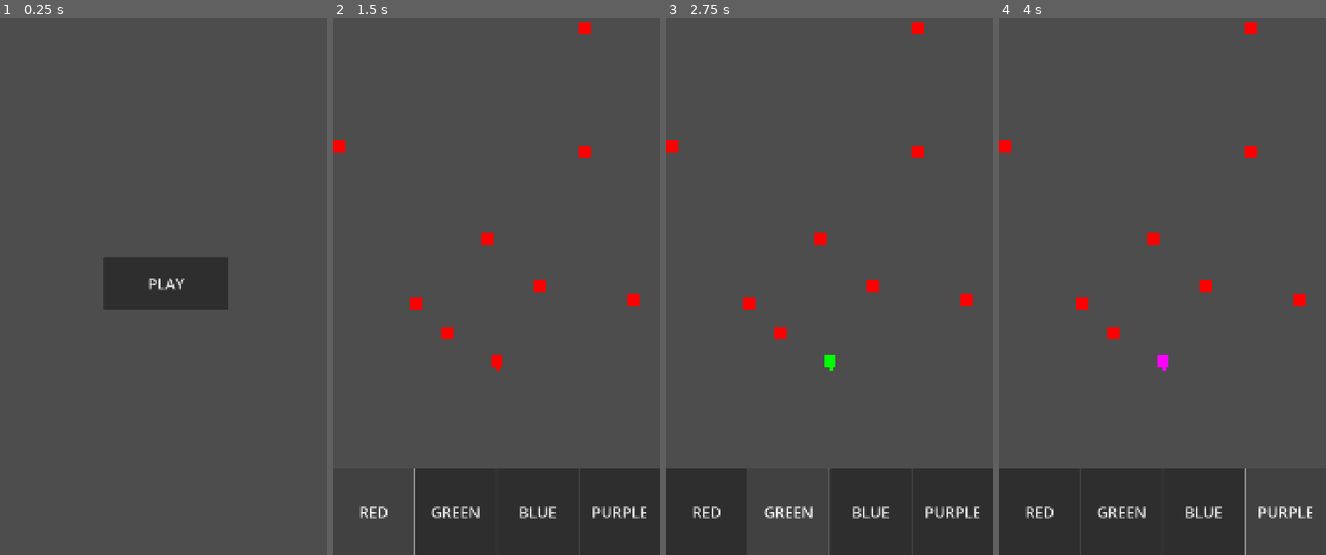
Above: before the commit, frames 1-4 (left to right).
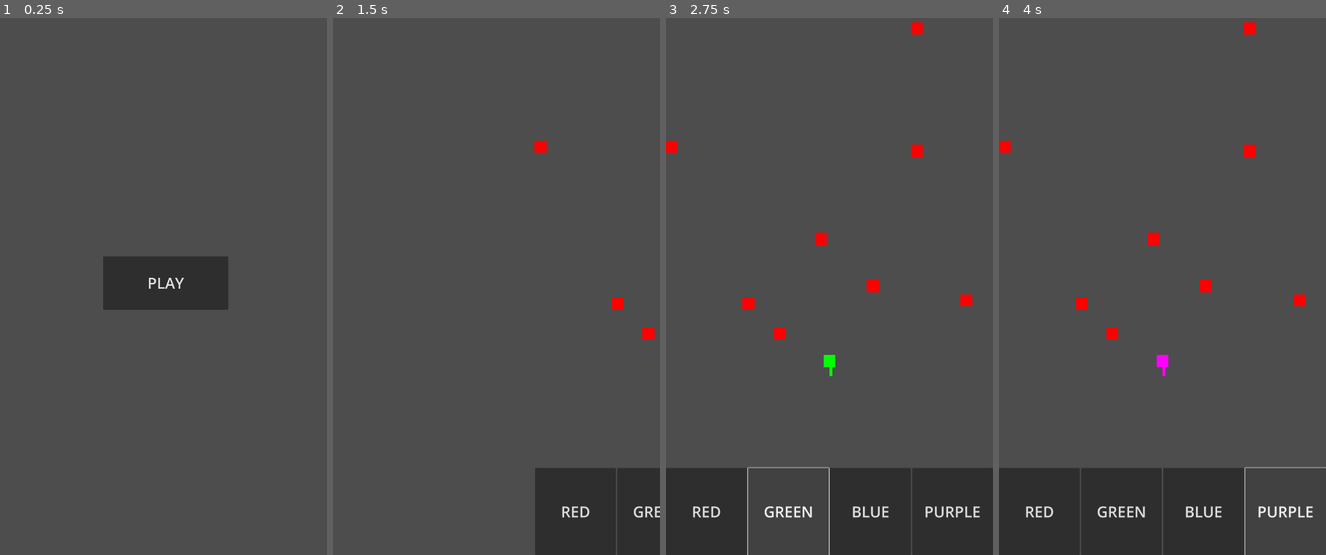
Above: after the commit, the same moments.

Repository: Xavier-Royer/Color-Jumper
Game: Godot game, scene res://Main.tscn
Same seed, same stepped clock (60 frames per second), same inputs: the game is played once before the commit and once after it.
Inputs (mouse positions are in pixels of both pictures, inside the frame that each line leads up to):
- Up to frame 1 (0.25 s): no input
- Up to frame 2 (1.5 s): click "PLAY" at 0.5 s; click (372, 512) at 1.25 s, where only the run before the commit has a clickable "RED"
- Up to frame 3 (2.75 s): click "GREEN" at 2 s
- Up to frame 4 (4 s): click "BLUE" at 2.75 s; click "PURPLE" at 3.5 s

The runs differ from the first frame. In frame 1, 0.2% of the frame differs, in the area x 31-70%, y 44-51%; in frame 2, 7.5%, in the area x 0-100%, y 0-100%; in frame 3, 0.9%; in frame 4, 0.9%.

Commit message:
fixed collisions through physics bodies

Diff:
--- a/Main.tscn
+++ b/Main.tscn
@@ -72,17 +72,12 @@
 
 [node name="Objects" type="Node2D" parent="ScreenManager/GameScreen"]
 
-[node name="Player" type="Node2D" parent="ScreenManager/GameScreen/Objects"]
+[node name="Player" type="CharacterBody2D" parent="ScreenManager/GameScreen/Objects"]
 position = Vector2(480, 0)
 script = ExtResource("4_cm0pq")
 
-[node name="Area2D" type="Area2D" parent="ScreenManager/GameScreen/Objects/Player"]
-position = Vector2(5, 0)
-collision_layer = 64
-collision_mask = 0
-
-[node name="CollisionShape2D" type="CollisionShape2D" parent="ScreenManager/GameScreen/Objects/Player/Area2D"]
-position = Vector2(0, 15)
+[node name="CollisionShape2D" type="CollisionShape2D" parent="ScreenManager/GameScreen/Objects/Player"]
+position = Vector2(5, 15)
 shape = SubResource("RectangleShape2D_r0du0")
 
 [node name="ColorRect" type="ColorRect" parent="ScreenManager/GameScreen/Objects/Player"]
@@ -92,27 +87,6 @@
 [node name="VisibleOnScreenNotifier2D" type="VisibleOnScreenNotifier2D" parent="ScreenManager/GameScreen/Objects/Player"]
 position = Vector2(4.99994, 15)
 scale = Vector2(0.499999, 1.5)
-
-[node name="RayCastRight" type="RayCast2D" parent="ScreenManager/GameScreen/Objects/Player"]
-modulate = Color(1, 0.2, 1, 1)
-position = Vector2(10, 32)
-target_position = Vector2(0, -120)
-collision_mask = 0
-collide_with_areas = true
-
-[node name="RayCastLeft" type="RayCast2D" parent="ScreenManager/GameScreen/Objects/Player"]
-modulate = Color(1, 0.2, 1, 1)
-position = Vector2(0, 32)
-target_position = Vector2(0, -120)
-collision_mask = 0
-collide_with_areas = true
-
-[node name="RayCastMiddle" type="RayCast2D" parent="ScreenManager/GameScreen/Objects/Player"]
-modulate = Color(1, 0.2, 1, 1)
-position = Vector2(5, 32)
-target_position = Vector2(0, -1500)
-collision_mask = 0
-collide_with_areas = true
 
 [node name="UI" type="Control" parent="ScreenManager/GameScreen"]
 layout_mode = 3
@@ -170,6 +144,4 @@
 
 [connection signal="pressed" from="ScreenManager/HomeScreen/UI/Button" to="ScreenManager" method="_on_play_pressed"]
 [connection signal="pressed" from="ScreenManager/GameOverScreen/UI/Button" to="ScreenManager" method="_on_play_pressed"]
-[connection signal="area_entered" from="ScreenManager/GameScreen/Objects/Player/Area2D" to="ScreenManager/GameScreen" method="_on_player_area_entered"]
-[connection signal="area_exited" from="ScreenManager/GameScreen/Objects/Player/Area2D" to="ScreenManager/GameScreen" method="_on_player_area_exited"]
 [connection signal="screen_exited" from="ScreenManager/GameScreen/Objects/Player/VisibleOnScreenNotifier2D" to="ScreenManager/GameScreen/Objects/Player" method="_on_visible_on_screen_notifier_2d_screen_exited"]
--- a/block.gd
+++ b/block.gd
@@ -1,8 +1,8 @@
-extends Area2D
+extends StaticBody2D
 
 var playerOn  = false
-signal invalidBlock
-@onready var blockArea = $Area2D
+#signal invalidBlock
+@onready var blockArea = $SpawnRadius
 
 
 func setColor(color):
@@ -27,15 +27,11 @@
 			self.set_collision_layer_value(i+1,true)
 
 
-func _on_area_entered(area: Area2D) -> void:
-	#if two blocks spawn on top of each other, delete both of them
-	#if area.get_collision_layer_value(9):
-
-	if area.get_collision_layer_value(7):
-		playerOn = true
+func delete():
+	queue_free()
 
 
-func _on_spawn_radius_area_entered(area: Area2D) -> void:
+func _on_spawn_radius_area_entered(_area: Area2D) -> void:
 	print("invalid")
 	#need to update the spawn function to fix this, bc this goes into an infinite loop
 	blockArea.set_collision_mask_value(9,false)
--- a/block.tscn
+++ b/block.tscn
@@ -5,13 +5,14 @@
 [sub_resource type="RectangleShape2D" id="RectangleShape2D_xfwl5"]
 
 [sub_resource type="CircleShape2D" id="CircleShape2D_im0tn"]
-radius = 25.0
+radius = 16.5303
 
-[node name="Block" type="Area2D"]
+[node name="Block" type="StaticBody2D"]
 scale = Vector2(2, 2)
-collision_layer = 128
-collision_mask = 192
 script = ExtResource("1_im0tn")
+
+[node name="CollisionShape2D" type="CollisionShape2D" parent="."]
+shape = SubResource("RectangleShape2D_xfwl5")
 
 [node name="ColorRect" type="ColorRect" parent="."]
 offset_left = -10.0
@@ -19,16 +20,11 @@
 offset_right = 10.0
 offset_bottom = 10.0
 
-[node name="CollisionShape2D" type="CollisionShape2D" parent="."]
-shape = SubResource("RectangleShape2D_xfwl5")
-
-[node name="Area2D" type="Area2D" parent="."]
+[node name="SpawnRadius" type="Area2D" parent="."]
 collision_layer = 256
 collision_mask = 256
 
-[node name="CollisionShape2D2" type="CollisionShape2D" parent="Area2D"]
+[node name="CollisionShape2D2" type="CollisionShape2D" parent="SpawnRadius"]
 shape = SubResource("CircleShape2D_im0tn")
 
-[connection signal="area_entered" from="." to="." method="_on_area_entered"]
-[connection signal="area_shape_entered" from="." to="." method="_on_area_shape_entered"]
-[connection signal="area_entered" from="Area2D" to="." method="_on_spawn_radius_area_entered"]
+[connection signal="area_entered" from="SpawnRadius" to="." method="_on_spawn_radius_area_entered"]
--- a/game_screen.gd
+++ b/game_screen.gd
@@ -3,32 +3,25 @@
 signal gameOverScreen
 
 @onready var blockScene = preload("res://block.tscn")
-@onready var area2D = $Objects/Player/Area2D
+@onready var area2D = $Objects/Player
 @onready var player = $Objects/Player
-@onready var rayCastLeft = $Objects/Player/RayCastLeft
-@onready var rayCastRight = $Objects/Player/RayCastRight
-@onready var rayCastMiddle = $Objects/Player/RayCastMiddle
 @onready var movingObjects = $Objects
 
 
 #player attribuites
 var direction = Vector2(0,0)
-var velocity = 2000
+var speed = 3500
 var currentColor
 var currentBlock
-var jumping = false
-var intersectionPosition = null
 
 #game control stuff
 var gameState = "OVER" #OVER, READY, PLAYING
-var gameSpeed = 150
-var spawnRate = .3 # higher spawn rate = less spawn
+var gameSpeed = 450
+var spawnRate = .6 # higher spawn rate = less spawn
 var gameRunTime = 0
+var screen_size
 
 var lastBlockSpawned = null
-
-var screen_size
-
 
 
 
@@ -47,8 +40,9 @@
 }
 
 func _ready() -> void:
-	screen_size = get_viewport().get_visible_rect().size
+	screen_size = Globals.screenSize #get_viewport().get_visible_rect().size
 	print("screen size: ", screen_size.x, screen_size.y)
+	player.connect("caughtBlock",_on_block_caught)
 	for button in $UI/ColorButtons.get_children():
 		button.connect("pressed",changeColor.bind(button.name))
 
@@ -60,7 +54,7 @@
 	gameState = "READY"
 
 func loadGame():
-
+	player.velocity = Vector2(0,0)
 	for i in movingObjects.get_children():
 		if i.name != "Player":
 			i.queue_free()
@@ -76,8 +70,6 @@
 	movingObjects.add_child(block)
 	block.position = Vector2(screen_size.x / 2,screen_size.y * (2.0/3.0))
 	block.setColor("RED")
-
-
 
 
 	#generates the rest of the starting blocks
@@ -100,89 +92,44 @@
 	#reset all the other collision layer masks
 	for i in range(4):
 		area2D.set_collision_mask_value(i+1,false)
-		rayCastLeft.set_collision_mask_value(i+1,false)
-		rayCastRight.set_collision_mask_value(i+1,false)
-		rayCastMiddle.set_collision_mask_value(i+1,false)
 	area2D.set_collision_mask_value(colorToNumber[newColor],true)
-	rayCastLeft.set_collision_mask_value(colorToNumber[newColor],true)
-	rayCastRight.set_collision_mask_value(colorToNumber[newColor],true)
-	rayCastMiddle.set_collision_mask_value(colorToNumber[newColor],true)
-
 
 	#change the players color
 	player.modulate = colorToRGB[newColor]
 
 #player captureing block
-func _on_player_area_entered(area: Area2D) -> void:
-	if area.get_collision_layer_value(8):
-		#print("collision dectected") for some reason it was still jank w/o the next line
-		if rayCastLeft.get_collider() == area or rayCastMiddle.get_collider() ==area or rayCastRight.get_collider() ==area:
-			#print("truly caught")
-			currentBlock = area
-			direction = Vector2(0,0)
-
+func _on_block_caught():
+	currentBlock = player.blockOn
+	direction = Vector2(0,0)
 
 
 func _input(event: InputEvent) -> void:
 	if event is InputEventScreenTouch and event.pressed:  #event.is_action_pressed("Tap"):
 		var mousePosition = get_viewport().get_mouse_position()
 		#ensure its not where the buttons are
-		#this has to be reatlive so will need to add that
-		#mousePosition.y<725 and
-
 		if mousePosition.y < $UI/ColorButtons.position.y and gameState != "OVER":
 			if currentBlock != null:
 				#Begin game if in ready position
 				if gameState == "READY":
 					gameRunTime = 0
 					gameState = "PLAYING"
+
 				#update direction vector
-
 				var playerPosition  = player.get_global_position()
 				direction = mousePosition-playerPosition
 				direction = direction.normalized()
+				player.blockOn.delete()
+				player.blockOn = null
 
 				#Change direction of the player to look at mouse
 				player.look_at(mousePosition)
 				player.rotation += deg_to_rad(90)
-				jumping = true
-	elif event is InputEventKey:
-		gameSpeed = 0
+
 
 func _process(delta: float) -> void:
 	if gameState == "PLAYING":
-
-
-		var rayCast = null
-		if rayCastMiddle.is_colliding():
-			rayCast = rayCastMiddle
-		elif rayCastLeft.is_colliding():
-			rayCast = rayCastLeft
-		else:
-			rayCast = rayCastRight
-
 		#updates player movement
-		if rayCast.is_colliding() and rayCast.get_collider() != currentBlock:
-			var currentPosition  = player.global_position
-			intersectionPosition = rayCast.get_collision_point()
-			#if velocity is an overshoot, than adjust it, otherwise move normally
-			var currentDistance = intersectionPosition - currentPosition
-
-			if abs(velocity*delta*direction.x) < abs(currentDistance.x):
-				player.position+= velocity*delta*direction
-				#move player normally
-			else:
-				var magnitude = currentDistance.length()
-				#player.position += currentDistance
-				player.position += direction*magnitude
-				#move the playuer enough until it collides with block
-
-
-		else:
-			#move player normally, no raycast collisions
-			player.position += velocity*delta*direction
-
-
+		player.velocity = speed*direction
 		#updates game time and moves background down
 		gameRunTime += delta
 		movingObjects.position.y += delta*gameSpeed
@@ -195,25 +142,15 @@
 
 
 
-func _on_player_area_exited(area: Area2D) -> void:
-	if area == currentBlock and jumping:
-		currentBlock.queue_free()
-		currentBlock = null
-		jumping = false
+func spawnBlock():
+	var block = blockScene.instantiate()
 
-func spawnBlock():
-
-	var block = blockScene.instantiate()
-	#old code wihtout deffered calls works except for respawning
-	#movingObjects.add_child(block)
-	#block.global_position = Vector2(randi_range(10,470),randi_range(-40,-20)) #- self.position
 	movingObjects.call_deferred("add_child",block)
-
 	#set block position
-	var blockPosition = Vector2(randi_range(10,470),randi_range(-60,-70))
+	var blockPosition = Vector2(randi_range(10,screen_size.x-10),randi_range(-80,-100))
 	if lastBlockSpawned != null:
 		while blockPosition.distance_to(lastBlockSpawned.global_position) < 60 :
-			blockPosition = Vector2(randi_range(10,470),randi_range(-40,-20))
+			blockPosition = Vector2(randi_range(10,screen_size.x-10),randi_range(-80,-100))
 
 	block.set_deferred("global_position", blockPosition)
 	#no longer need this signal becasue it should already be fine
--- /dev/null
+++ b/globals.gd
@@ -0,0 +1,2 @@
+extends Node
+@onready var screenSize = get_viewport().get_visible_rect().size
--- a/player.gd
+++ b/player.gd
@@ -1,6 +1,17 @@
-extends Node2D
+extends CharacterBody2D
 
 signal screenExited
+signal caughtBlock
+var collided = false
+var blockOn = null
 
 func _on_visible_on_screen_notifier_2d_screen_exited() -> void:
 	emit_signal("screenExited")
+
+
+func _process(_delta: float) -> void:
+	collided = move_and_slide()
+	if collided:
+		if blockOn != get_last_slide_collision().get_collider():
+			blockOn =  get_last_slide_collision().get_collider()
+			emit_signal("caughtBlock")
--- a/project.godot
+++ b/project.godot
@@ -15,12 +15,16 @@
 config/features=PackedStringArray("4.4", "Mobile")
 config/icon="res://icon.svg"
 
+[autoload]
+
+Globals="*res://globals.gd"
+
 [display]
 
 window/size/viewport_width=1080
 window/size/viewport_height=1920
-window/stretch/mode="canvas_items"
-window/stretch/aspect="expand"
+window/size/mode=3
+window/stretch/mode="viewport"
 window/handheld/orientation=1
 
 [input]
--- a/screen_manager.gd
+++ b/screen_manager.gd
@@ -1,27 +1,35 @@
 extends Node
 @onready var currentScreen = $HomeScreen
 var onScreenPosition = Vector2(0,0)
-var offScreenPosition = Vector2(480,0)
+@onready var offScreenPosition = Vector2(Globals.screenSize.x,0)
 
 
 func _ready() -> void:
 	$GameScreen.connect("gameOverScreen",next_screen.bind($GameOverScreen))
+	for i in get_children():
+		if i.name != "HomeScreen":
+			i.offset = offScreenPosition
 
 
 #screen transitioner, waits until finished to return
 func next_screen(nextScreen):
-	currentScreen.visible = false
-	nextScreen.visible = true
-	currentScreen = nextScreen
-	'''
+
+	#currentScreen = nextScreen
 	var screenTransition = create_tween()
 	screenTransition.set_ease(Tween.EASE_IN)
 	screenTransition.set_trans(Tween.TRANS_BACK)
-	screenTransition.tween_property(currentScreen, "position", offScreenPosition,.5)
-	screenTransition.tween_property(nextScreen, "position", onScreenPosition,.5)
+	screenTransition.tween_property(currentScreen, "offset", offScreenPosition,.5)
+	await screenTransition.finished
+
+	currentScreen.visible = false
+	nextScreen.visible = true
+
+	screenTransition = create_tween()
+	screenTransition.set_ease(Tween.EASE_IN)
+	screenTransition.set_trans(Tween.TRANS_BACK)
+	screenTransition.tween_property(nextScreen, "offset", onScreenPosition,.5)
 	currentScreen = nextScreen
 	await screenTransition.finished
-	'''
 
 
 
Not shown, changed: export_presets.cfg
Not shown, added: globals.gd.uid
Not shown, added: Color Jumper V 0.1.apk
Not shown, added: Color Jumper.apk.idsig
